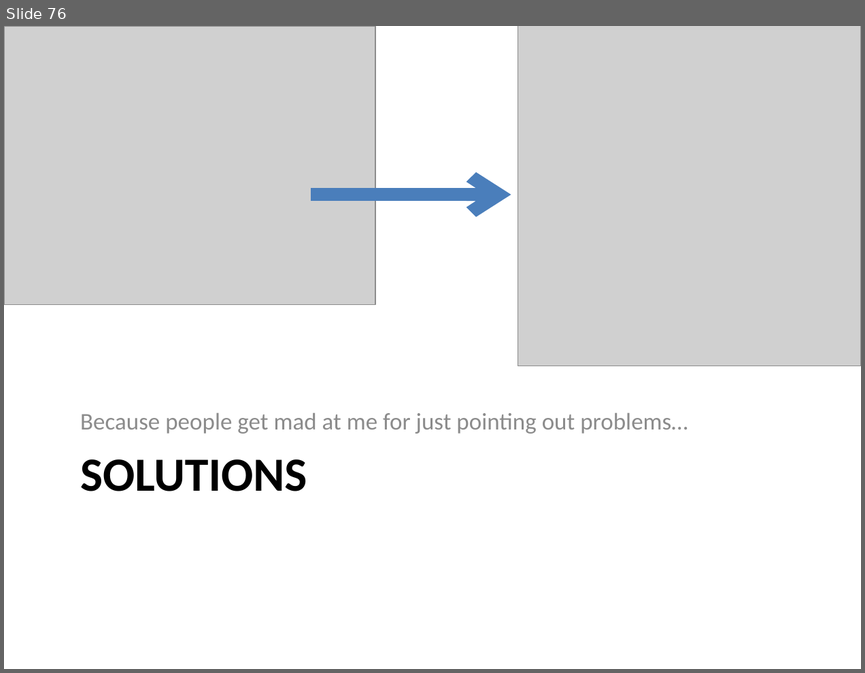
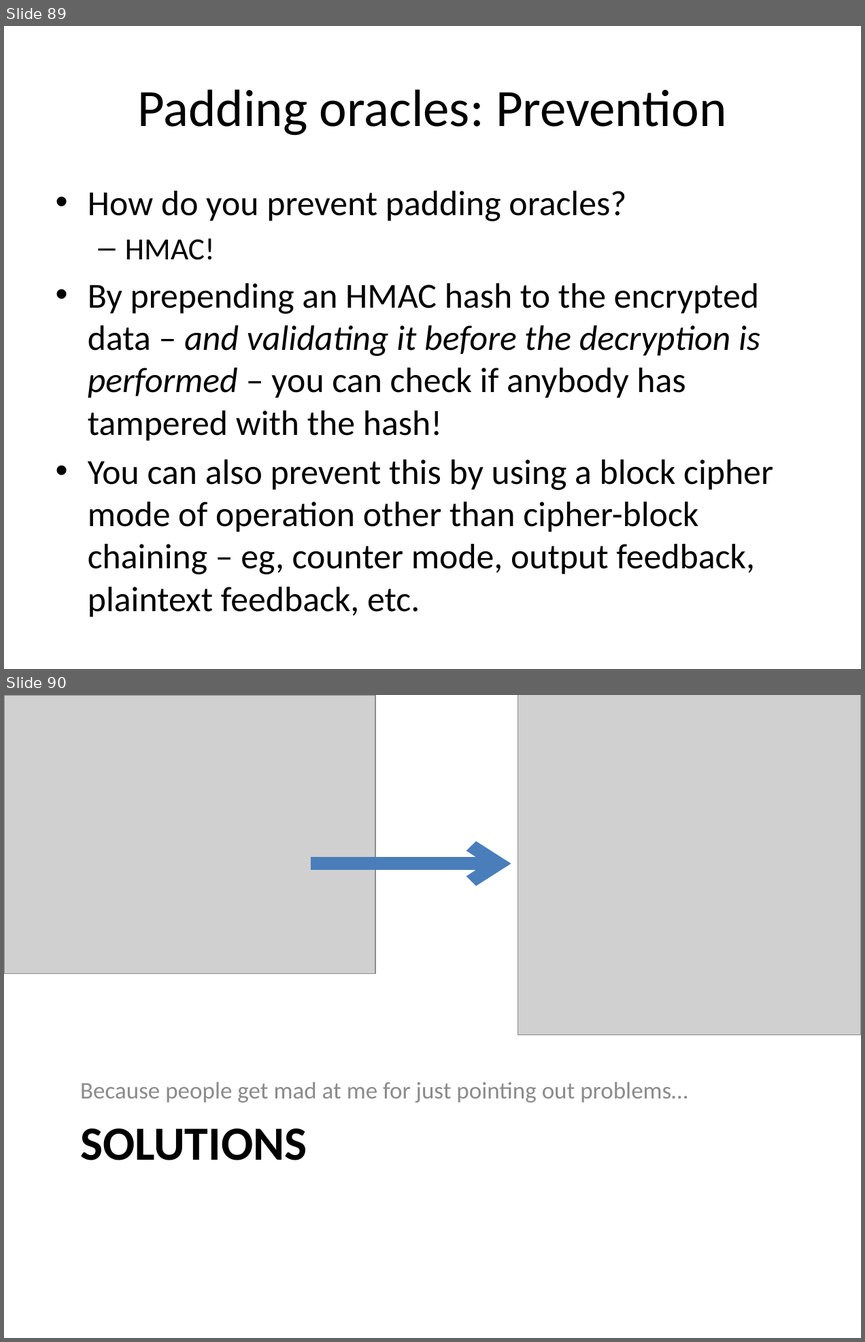
Before and after one commit to iagox86/2013-02-Shmoocon-talk, a slide deck: Shmoocon.pptx. Shown one above the other, each under a label of ours: slide 76 before the commit, slides 89 and 90 after it. The pictures are 865x673 and 865x1342 pixels, drawn with LibreOffice and Linux fonts; fonts in the diff are those of the drawing; grey boxes stand for pictures. Boxes give left, top, right and bottom in pixels: in the first picture for what was removed or moved away, otherwise in the second. Text is boxed around its words. In the diff, an @@ line names an element or a change of style, - is before the commit and + after.

```diff
--- a/Shmoocon.pptx
+++ b/Shmoocon.pptx
@@ slide 89 added at (4,26,861,669), background #FFFFFF @@
@@ title added at (137,89,727,135), 44 pt, text #000000 @@
+Padding oracles: Prevention
@@ text added at (88,191,773,617), 29.6 pt, text #000000 @@
+• How do you prevent padding oracles?
+  – HMAC!
+• By prepending an HMAC hash to the encrypted data – and validating it before the decryption is performed – you can check if anybody has tampered with the hash!
+• You can also prevent this by using a block cipher mode of operation other than cipher-block chaining – eg, counter mode, output feedback, plaintext feedback, etc.
@@ what was slide 76 is now slide 90 @@
```
Also in this commit, not shown: 2 slides changed, 14 other slides added, 1 slide removed, 2 other files.
